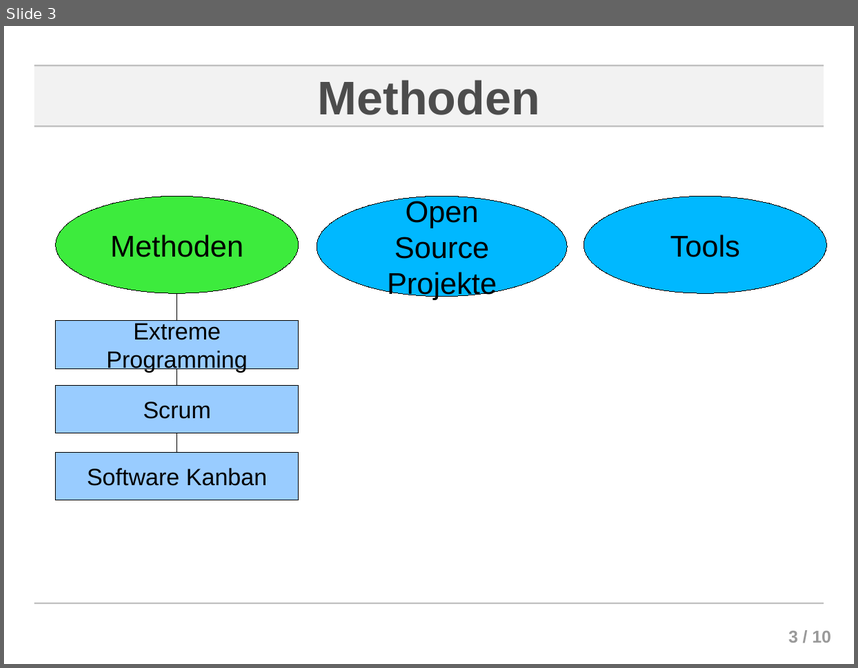
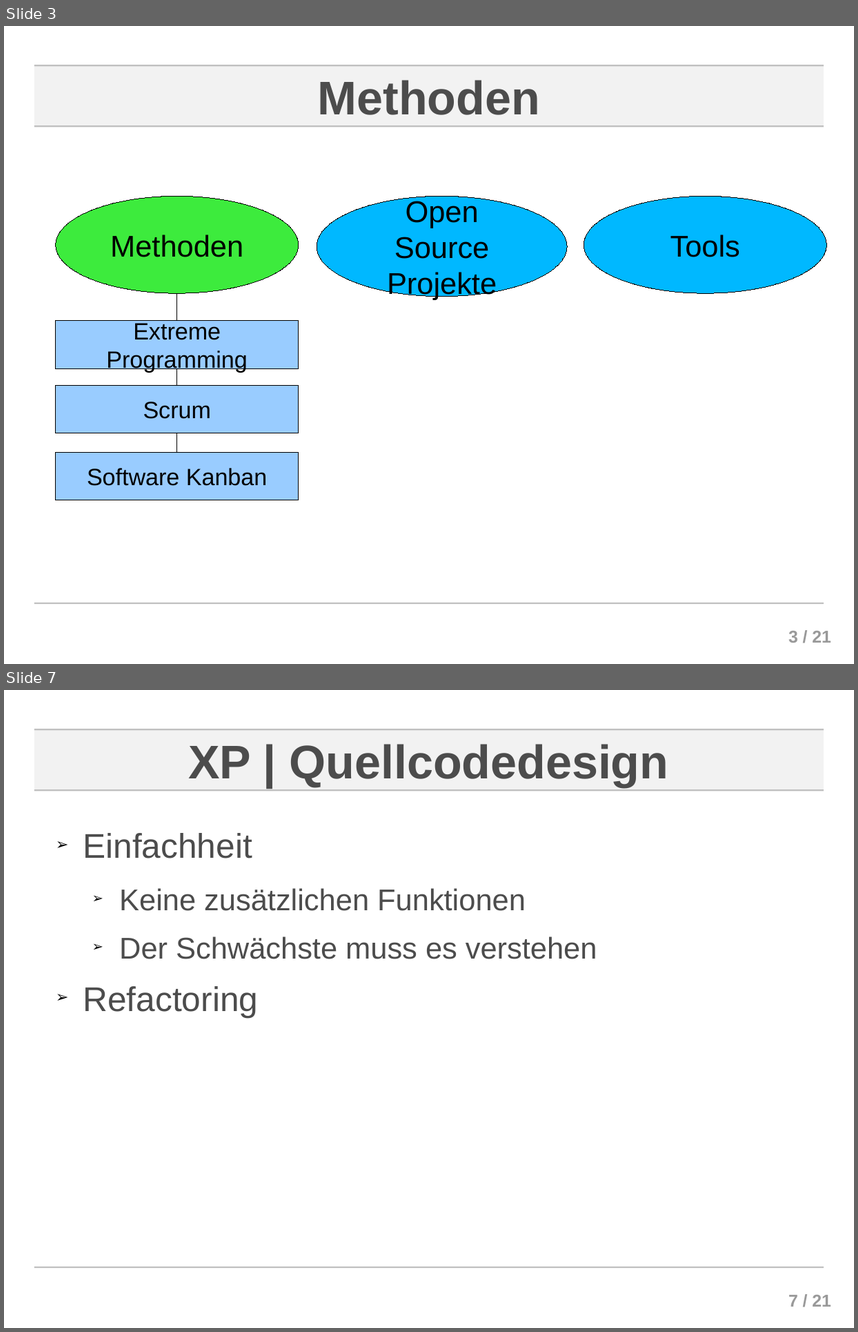
Before and after one commit to ChornHulio/sweSeminar, a slide deck: presentation/Agile Softwareentwicklung.odp. Shown one above the other, each under a label of ours: slide 3 before the commit, slides 3 and 7 after it; the slides between them are not shown. The pictures are 858x668 and 858x1332 pixels, drawn with LibreOffice and Linux fonts; fonts in the diff are those of the drawing; background and template pictures are left out. Boxes give left, top, right and bottom in pixels: in the first picture for what was removed or moved away, otherwise in the second. Text is boxed around its words. In the diff, an @@ line names an element or a change of style, - is before the commit and + after.

```diff
--- a/presentation/Agile Softwareentwicklung.odp
+++ b/presentation/Agile Softwareentwicklung.odp
@@ slide 7 added at (x1=4, y1=690, x2=854, y2=1328), background #FFFFFF; not listed: 5 template elements that a slide beside it also shows @@
@@ title added at (x1=188, y1=744, x2=669, y2=787), 44 pt, text #4C4C4C, bold @@
+XP | Quellcodedesign
@@ text added at (x1=83, y1=833, x2=597, y2=1017), 28 pt, text #4C4C4C @@
+➢ Einfachheit
+  ➢ Keine zusätzlichen Funktionen
+  ➢ Der Schwächste muss es verstehen
+➢ Refactoring
@@ page number at (x1=789, y1=630, x2=831, y2=642): text changed @@
-3 / 10
+3 / 21
```
Also in this commit, not shown: 4 slides changed, 11 other slides added, 1 slide removed, 4 other files.
